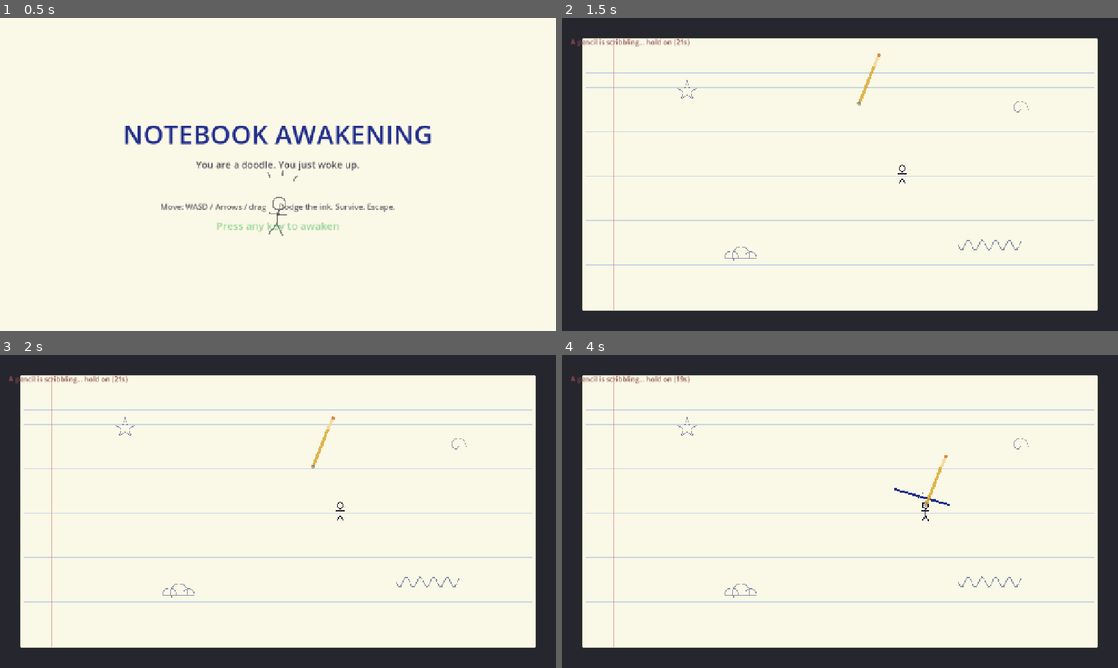
Above: before the commit, frames 1-4 (two rows, left to right).
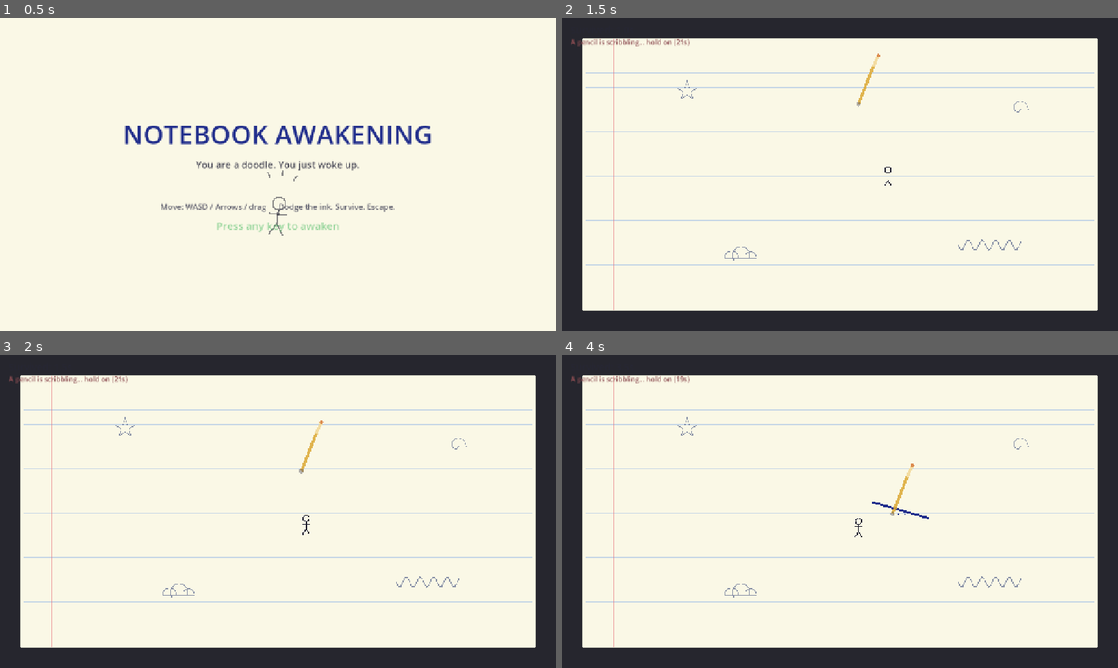
Above: after the commit, the same moments.

Repository: shiarauzo/Shebuiltthis-gamejam
Game: Godot game, scene res://scenes/title.tscn
Two runs of this game, one before a commit and one after it. Both use one fixed random seed, a clock stepped at 60 frames per second and the inputs below.
Inputs (mouse positions are in pixels of both pictures, inside the frame that each line leads up to):
- Up to frame 1 (0.5 s): no input
- Up to frame 2 (1.5 s): tap Enter at 0.5 s; move the mouse to (962, 158) at 0.52 s; hold D 0.53-1.25 s; click (962, 158) at 0.67 s; drag from (728, 190) to (812, 237) at 1.27 s
- Up to frame 3 (2 s): no input
- Up to frame 4 (4 s): move the mouse to (895, 442) at 2.02 s; hold D 2.03-2.75 s; click (895, 442) at 2.17 s; drag from (812, 574) to (673, 464) at 2.77 s; move the mouse to (1006, 558) at 3.52 s; hold A from 3.53 s (still down); click (1006, 558) at 3.67 s

Frame 1 is identical in both runs. In frame 2, less than 0.1% of the frame differs, in the area x 53-62%, y 11-54%; in frame 3, 0.2%; in frame 4, 0.4%, in the area x 52-70%, y 32-59%.

Commit message:
Add win-path e2e + mouse-drag movement (iteration 2)
- Enable emulate_touch_from_mouse: desktop players can drag to move, and the
  e2e can drive the doodle via the mouse
- Title/end now also start/retry on InputEventScreenTouch (explicit tap-to-start,
  required once mouse becomes touch; also better for real mobile)
- Bridge snapshot includes player x
- e2e scenario 2: drive to the right edge and assert a real win (escape opens,
  won=true) in Chrome
9/9 e2e, 21/21 unit.

Diff:
--- a/project.godot
+++ b/project.godot
@@ -15,6 +15,10 @@
 
 Game="*res://scripts/game_state.gd"
 
+[input_devices]
+
+pointing/emulate_touch_from_mouse=true
+
 [display]
 
 window/size/viewport_width=1280
--- a/scripts/end.gd
+++ b/scripts/end.gd
@@ -113,6 +113,7 @@
 	if not _can_retry or _retried:
 		return
 	if (event is InputEventKey and event.pressed and not event.echo) \
-			or (event is InputEventMouseButton and event.pressed):
+			or (event is InputEventMouseButton and event.pressed) \
+			or (event is InputEventScreenTouch and event.pressed):
 		_retried = true  # guard against a double scene-change on key-spam
 		get_tree().change_scene_to_file("res://scenes/game.tscn")
--- a/scripts/game.gd
+++ b/scripts/game.gd
@@ -140,7 +140,7 @@
 	_report_t += delta
 	if _report_t >= 0.4:
 		_report_t = 0.0
-		Game.web_report({"phase": phase, "ended": ended, "won": Game.won, "t": survival_time, "health": player.health})
+		Game.web_report({"phase": phase, "ended": ended, "won": Game.won, "t": survival_time, "health": player.health, "x": int(player.global_position.x)})
 
 	match phase:
 		1:
--- a/scripts/title.gd
+++ b/scripts/title.gd
@@ -82,7 +82,8 @@
 	if not _can_input:
 		return
 	if (event is InputEventKey and event.pressed and not event.echo) \
-			or (event is InputEventMouseButton and event.pressed):
+			or (event is InputEventMouseButton and event.pressed) \
+			or (event is InputEventScreenTouch and event.pressed):
 		get_tree().change_scene_to_file("res://scenes/game.tscn")
 
 
Not shown, changed: tests/e2e/e2e.sh
